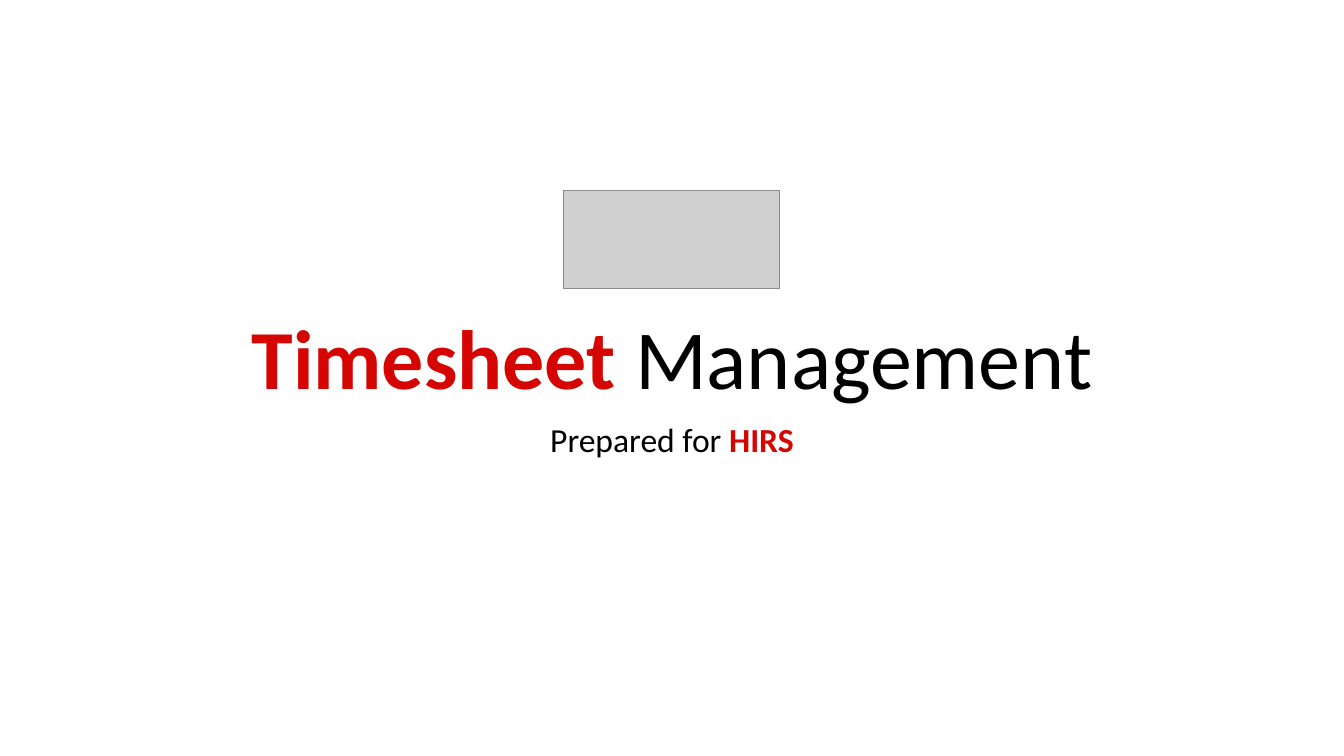
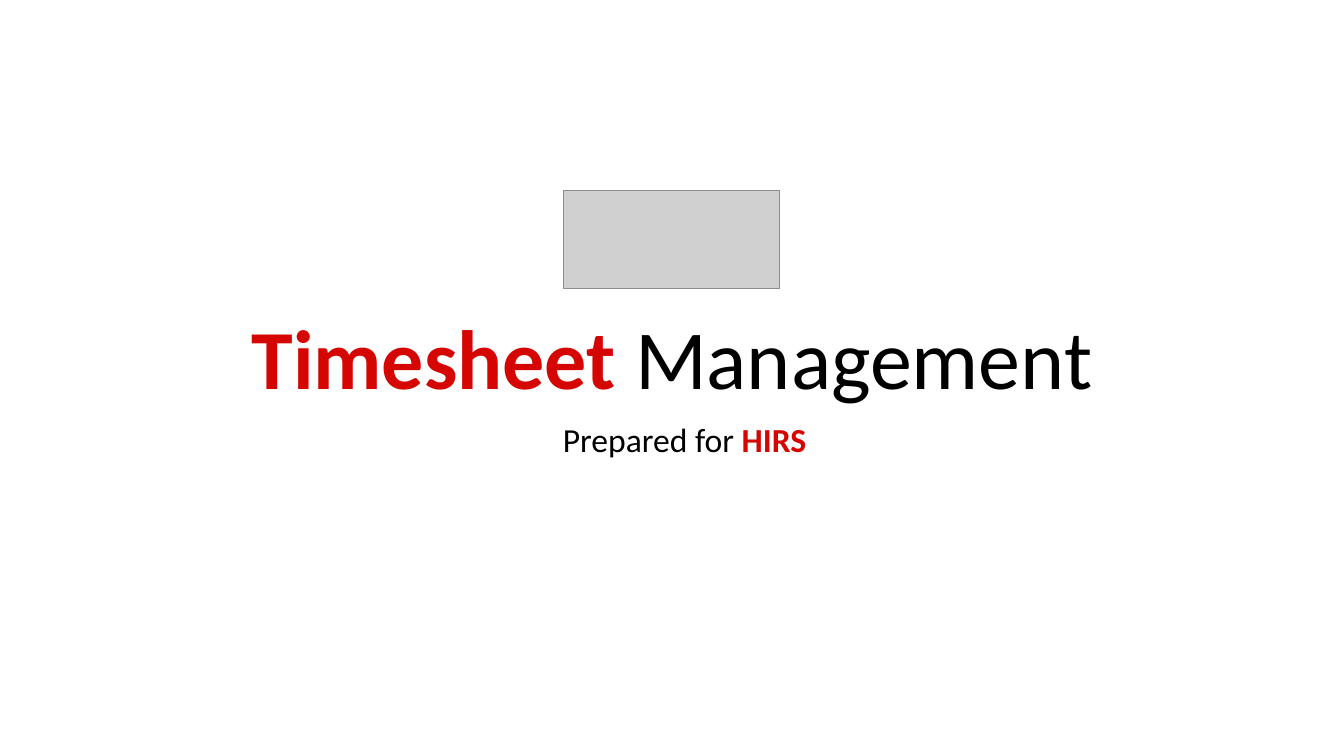
Before and after one commit to yoghapradana/hris, a slide deck: slide 1 of etc/Timesheet Management Presentation - FinalPASTI.pptx. Drawn at 1344x756 pixels with LibreOffice and Linux fonts; fonts in the diff are those of the drawing; grey boxes stand for pictures. Boxes give left, top, right and bottom in pixels: in the first picture for what was removed or moved away, otherwise in the second. Text is boxed around its words. In the diff, an @@ line names an element or a change of style, - is before the commit and + after.

```diff
--- a/etc/Timesheet Management Presentation - FinalPASTI.pptx
+++ b/etc/Timesheet Management Presentation - FinalPASTI.pptx
@@ subtitle "Prepared for HIRS" at (563,428,807,458): indent changed @@
```
Also in this commit, not shown: 1 other slide changed, 50 other files.
